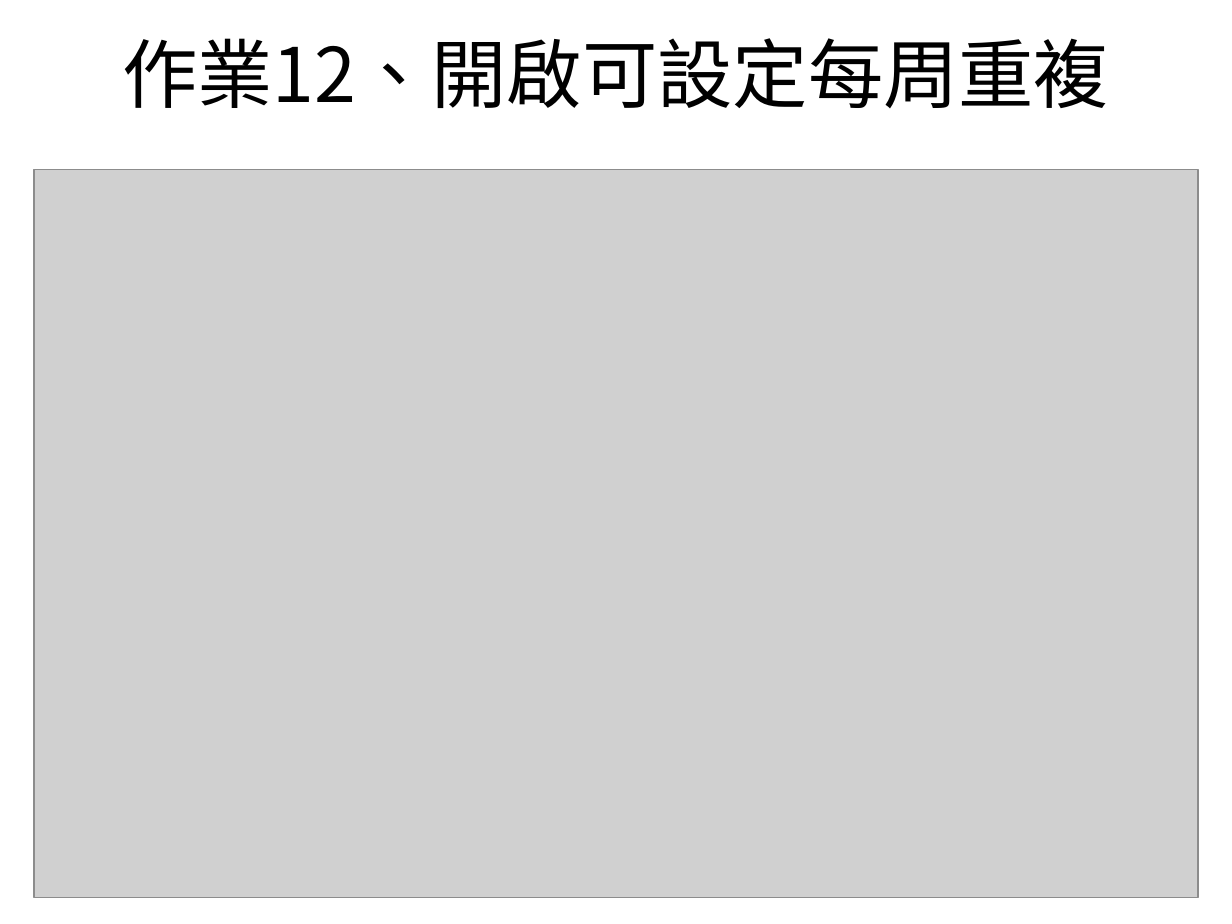
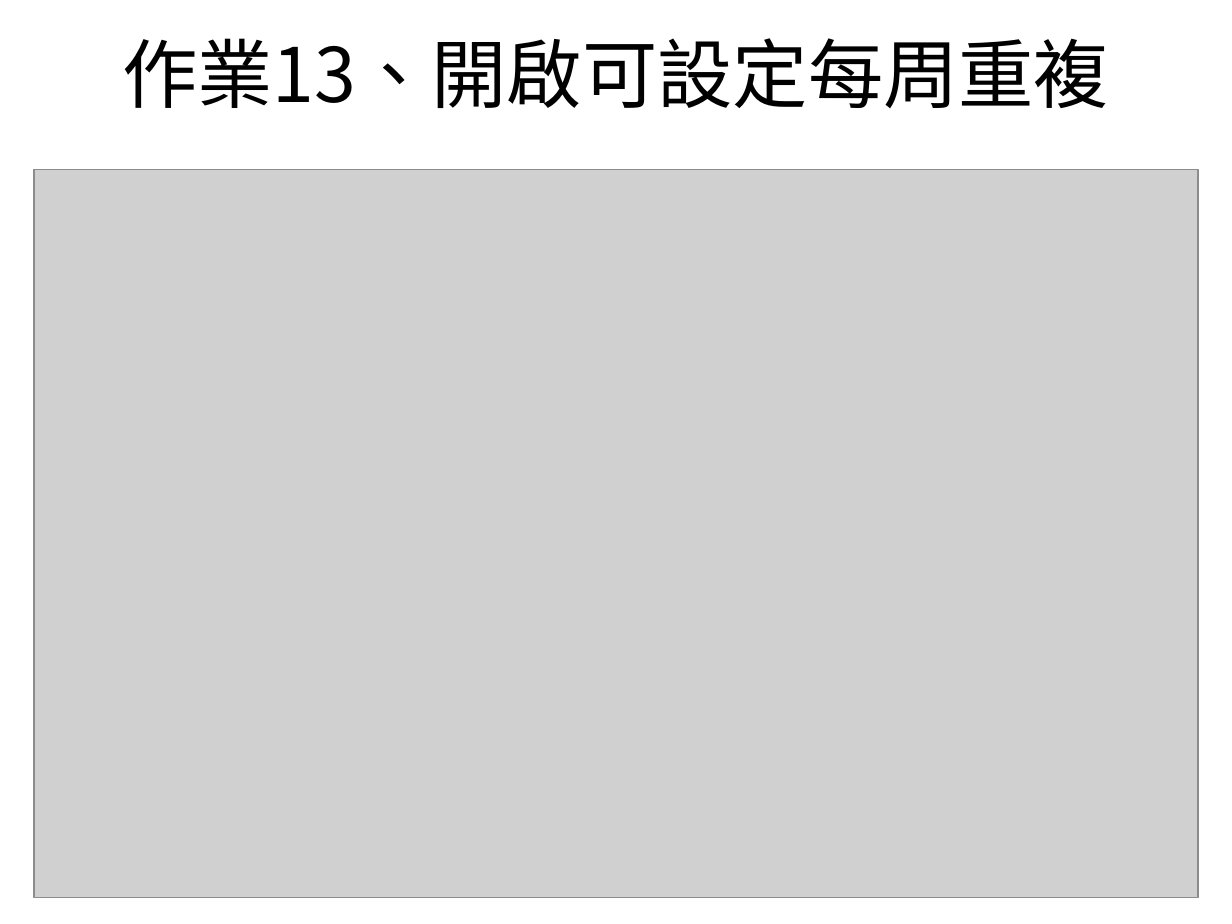
Before and after one commit to bfhaha/bfhaha.github.io, a slide deck: slide 20 of salesforce.ppt. Drawn at 1232x924 pixels with LibreOffice and Linux fonts; fonts in the diff are those of the drawing; grey boxes stand for pictures. Boxes give left, top, right and bottom in pixels: in the first picture for what was removed or moved away, otherwise in the second. Text is boxed around its words. In the diff, an @@ line names an element or a change of style, - is before the commit and + after.

```diff
--- a/salesforce.ppt
+++ b/salesforce.ppt
@@ title at <box>122,38,1109,108</box>: text changed @@
-作業12、開啟可設定每周重複
+作業13、開啟可設定每周重複
```
Also in this commit, not shown: 14 other slides changed.
